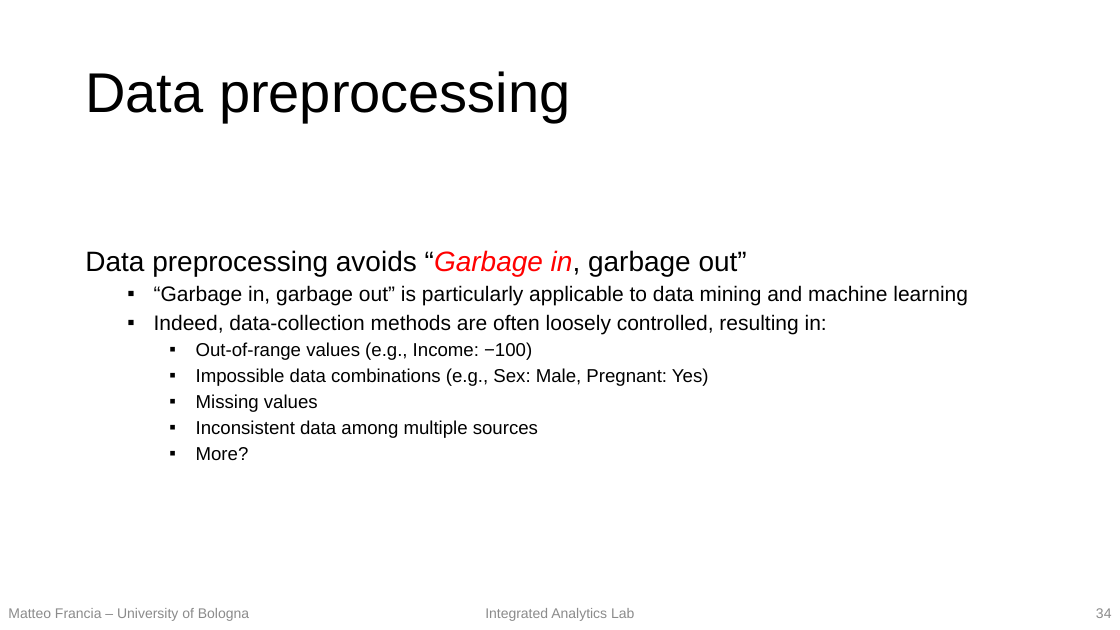
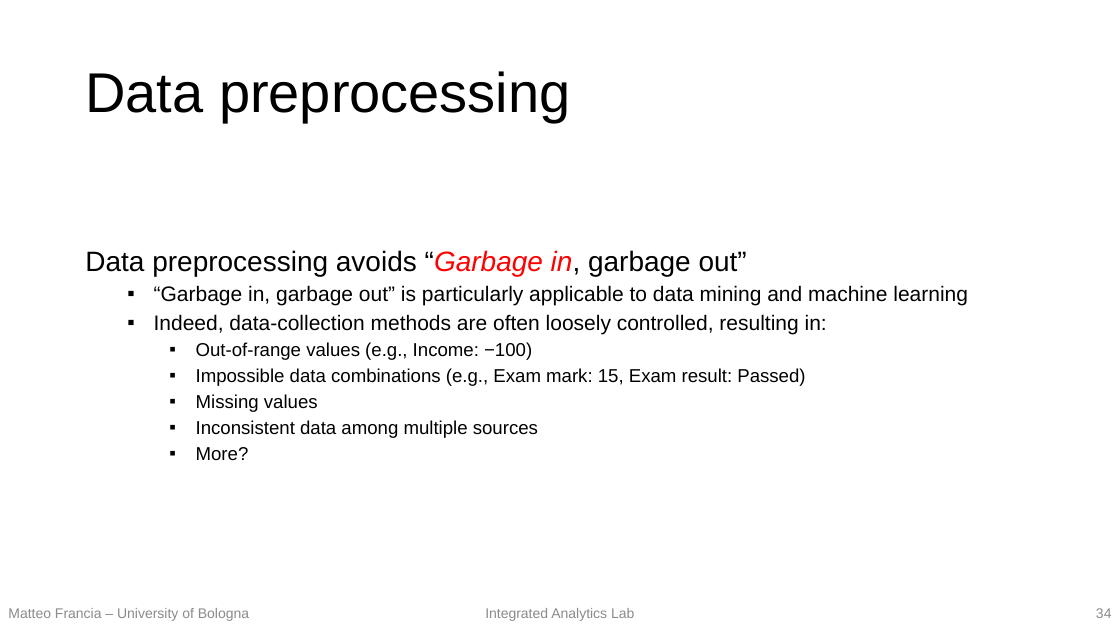
Before and after one commit to w4bo/teaching-handsondatapipelines, a slide deck: slide 34 of materials/01-DataPreprocessing.pptx. Drawn at 1120x630 pixels with LibreOffice and Linux fonts; fonts in the diff are those of the drawing. Boxes give left, top, right and bottom in pixels: in the first picture for what was removed or moved away, otherwise in the second. Text is boxed around its words. In the diff, an @@ line names an element or a change of style, - is before the commit and + after.

```diff
--- a/materials/01-DataPreprocessing.pptx
+++ b/materials/01-DataPreprocessing.pptx
@@ text at (x1=196, y1=368, x2=805, y2=386): text changed @@
-    ▪ Impossible data combinations (e.g., Sex: Male, Pregnant: Yes)
+    ▪ Impossible data combinations (e.g., Exam mark: 15, Exam result: Passed)
```
Also in this commit, not shown: 4 other slides changed, 1 other file.
